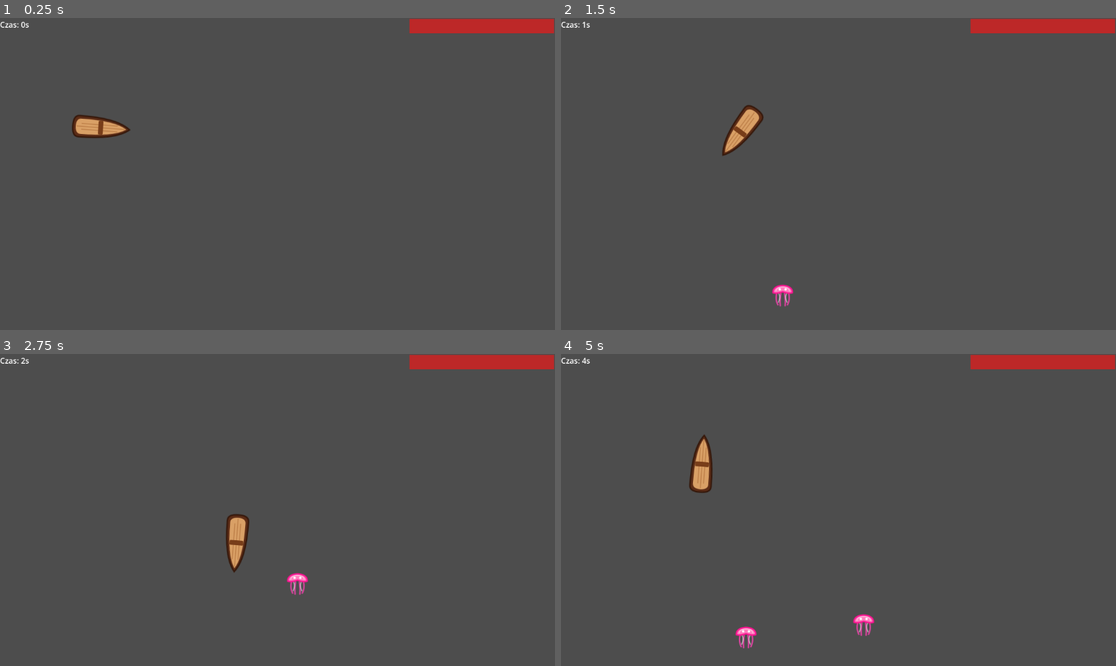
Above: before the commit, frames 1-4 (two rows, left to right).
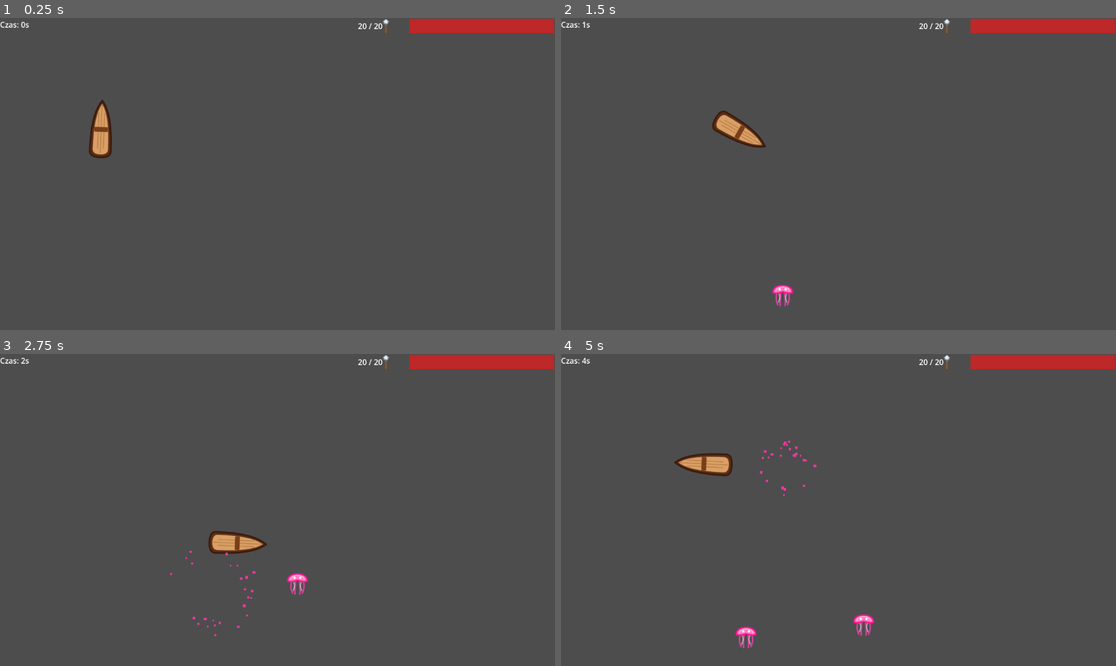
Above: after the commit, the same moments.

Repository: stap1/SCIM
Game: Godot game, scene res://scenes/Main.tscn
The game is run twice, just before and just after one commit, with the same random seed, the same clock (stepped at 60 frames per second) and the same inputs. This scene is started directly instead of the project's main scene. Sound files missing from this copy of the repository are replaced by a short silence.
Inputs:
- Up to frame 1 (0.25 s): no input
- Up to frame 2 (1.5 s): tap Enter at 0.5 s; hold Right 0.53-1.28 s; hold Down from 1.28 s (still down)
- Up to frame 3 (2.75 s): release Down at 2.03 s; hold Right from 2.03 s (still down)
- Up to frame 4 (5 s): release Right at 2.78 s; hold Up 2.78-3.53 s; hold Left from 3.53 s (still down)

The runs differ from the first frame. In frame 1, 1.0% of the frame differs, in the area x 13-71%, y 0-45%; in frame 2, 1.0%; in frame 3, 1.0%; in frame 4, 1.1%, in the area x 20-71%, y 0-46%.

Commit message:
Object Pooling, licznik amunicji i wizualny Juice
Wdrożenie Object Poolingu dla harpunów (pula 20 uśpionych pocisków dla optymalizacji).

Stworzenie responsywnego licznika amunicji (HUD) odświeżającego się w czasie rzeczywistym.

Dodanie animacji "wiggle" (matematyczne bujanie łodzi na falach - sin/cos).

Dodanie Particle Burst (rozbrysk cząsteczek przy śmierci meduzy).

Poprawa błędów UI i ścieżek dostępu.

Diff:
--- a/scenes/Main.tscn
+++ b/scenes/Main.tscn
@@ -1,6 +1,7 @@
 [gd_scene format=3 uid="uid://dkvg8apcfepju"]
 
 [ext_resource type="Script" uid="uid://dojtumr0hthqr" path="res://scripts/systems/main.gd" id="1_elqb8"]
+[ext_resource type="Texture2D" uid="uid://dwav8pccjvlxl" path="res://assets/harpun.svg.svg" id="3_jyhfs"]
 [ext_resource type="PackedScene" uid="uid://df7rbwsa6d6ec" path="res://scenes/player/boat.tscn" id="3_sugp2"]
 
 [sub_resource type="StyleBoxFlat" id="StyleBoxFlat_0wfyh"]
@@ -37,7 +38,6 @@
 [node name="GameOverScreen" type="CanvasLayer" parent="." unique_id=883235372]
 
 [node name="ColorRect" type="ColorRect" parent="GameOverScreen" unique_id=307616514]
-visible = false
 anchors_preset = 15
 anchor_right = 1.0
 anchor_bottom = 1.0
@@ -63,3 +63,18 @@
 offset_bottom = 425.0
 theme_override_font_sizes/font_size = 28
 text = "SPRÓBUJ PONOWNIE"
+
+[node name="AmmoIcon" type="TextureRect" parent="." unique_id=28247662]
+offset_left = 582.0
+offset_top = -227.0
+offset_right = 600.0
+offset_bottom = -194.0
+texture = ExtResource("3_jyhfs")
+expand_mode = 1
+
+[node name="AmmoLabel" type="Label" parent="." unique_id=2142640378 groups=["ammo_ui"]]
+offset_left = 533.0
+offset_top = -223.0
+offset_right = 576.0
+offset_bottom = -200.0
+text = "20/20"
--- a/scenes/enemies/enemy.tscn
+++ b/scenes/enemies/enemy.tscn
@@ -28,3 +28,17 @@
 
 [node name="SpawnSound" type="AudioStreamPlayer2D" parent="." unique_id=904171346]
 stream = ExtResource("4_fcftc")
+
+[node name="DeathParticles" type="CPUParticles2D" parent="." unique_id=1528726450]
+z_index = 5
+emitting = false
+amount = 25
+one_shot = true
+explosiveness = 1.0
+spread = 180.0
+gravity = Vector2(0, 0)
+initial_velocity_min = 80.0
+initial_velocity_max = 150.0
+scale_amount_min = 3.0
+scale_amount_max = 6.0
+color = Color(0.94400704, 0.21400005, 0.6292439, 1)
--- a/scenes/weapons/harpoon.tscn
+++ b/scenes/weapons/harpoon.tscn
@@ -15,5 +15,5 @@
 [node name="CollisionShape2D" type="CollisionShape2D" parent="." unique_id=327204468]
 shape = SubResource("CapsuleShape2D_gqujv")
 
-[node name="AudioStreamPlayer2D" type="AudioStreamPlayer2D" parent="." unique_id=1941439324]
+[node name="HitSound" type="AudioStreamPlayer2D" parent="." unique_id=1941439324]
 stream = ExtResource("3_hmf5e")
--- a/scripts/player/boat.gd
+++ b/scripts/player/boat.gd
@@ -9,17 +9,24 @@
 @export var max_hp: float = 100.0
 var current_hp: float
 
+# --- ZMIENNA DO ANIMACJI FAL (JUICE) ---
+var wave_time: float = 0.0
+
 var harpoon_scene = preload("res://scenes/weapons/harpoon.tscn")
+
+# --- ZMIENNE DO PULI HARPUNÓW ---
+var harpoon_pool: Array = []
+const POOL_SIZE: int = 20
+
 @onready var weapon_timer: Timer = $WeaponTimer
 @onready var shoot_sound: AudioStreamPlayer2D = $ShootSound
 
-# Szukamy paska zdrowia w scenie głównej (rodzicu łodzi)
-@onready var health_bar: ProgressBar = get_parent().get_node("HealthBar")
+# Szukamy paska zdrowia w scenie głównej
+@onready var health_bar: ProgressBar = get_parent().get_node_or_null("HealthBar")
 
 func _ready() -> void:
 	add_to_group("player")
 
-	# Ustawiamy HP na maksimum przy starcie
 	current_hp = max_hp
 	if health_bar:
 		health_bar.max_value = max_hp
@@ -29,6 +36,12 @@
 		if weapon_timer.timeout.is_connected(_on_weapon_timer_timeout):
 			weapon_timer.timeout.disconnect(_on_weapon_timer_timeout)
 		weapon_timer.timeout.connect(_on_weapon_timer_timeout)
+
+	# --- TWORZENIE PULI HARPUNÓW ---
+	for i in range(POOL_SIZE):
+		var harpoon = harpoon_scene.instantiate()
+		get_parent().call_deferred("add_child", harpoon)
+		harpoon_pool.append(harpoon)
 
 func _physics_process(delta: float) -> void:
 	_handle_movement(delta)
@@ -56,30 +69,24 @@
 	else:
 		velocity = velocity.move_toward(Vector2.ZERO, friction * delta)
 
-# --- OTRZYMYWANIE OBRAŻEŃ ---
 func take_damage(amount: float) -> void:
 	current_hp -= amount
-	print("Oberwałem! Zostało HP: ", current_hp)
 
 	if health_bar:
 		health_bar.value = current_hp
 
-	# Błysk na czerwono (Visual Feedback)
-	modulate = Color(1, 0, 0) # Zmienia kolor łodzi na czerwony
+	modulate = Color(1, 0, 0)
 	await get_tree().create_timer(0.15).timeout
-	modulate = Color(1, 1, 1) # Wraca do normalnych kolorów
+	modulate = Color(1, 1, 1)
 
-	# Sprawdzamy czy łódź zatonęła
 	if current_hp <= 0:
 		die()
 
 func die() -> void:
-	print("GAME OVER - Łódź zatonęła!")
 	GameState.is_game_over = true
-	hide() # Ukrywamy łódź
+	hide()
 	set_physics_process(false)
 
-	# KLUCZOWA POPRAWKA: Wyłączamy automat strzelający po śmierci łodzi!
 	if weapon_timer:
 		weapon_timer.stop()
 
@@ -100,13 +107,38 @@
 	_shoot_at(closest_enemy.global_position)
 
 func _shoot_at(target_position: Vector2) -> void:
-	var harpoon = harpoon_scene.instantiate()
-	get_parent().add_child(harpoon)
-	harpoon.global_position = global_position
+	var available_harpoon = null
+	for harpoon in harpoon_pool:
+		if not harpoon.is_active:
+			available_harpoon = harpoon
+			break
 
-	var shoot_dir = (target_position - global_position).normalized()
-	harpoon.direction = shoot_dir
-	harpoon.rotation = shoot_dir.angle() + PI/2
+	if available_harpoon:
+		var shoot_dir = (target_position - global_position).normalized()
+		available_harpoon.fire(global_position, shoot_dir)
 
-	if shoot_sound:
-		shoot_sound.play()
+		if shoot_sound:
+			shoot_sound.play()
+	else:
+		print("Brak wolnych harpunów w puli!")
+
+# --- ODŚWIEŻANIE WIZUALNE I LICZNIK ---
+func _process(delta: float) -> void:
+	if GameState.is_game_over:
+		return
+
+	wave_time += delta
+
+	if has_node("Sprite2D"):
+		$Sprite2D.position.y = sin(wave_time * 4.0) * 3.0
+		$Sprite2D.rotation = cos(wave_time * 2.5) * 0.05
+
+	# Pancerne aktualizowanie licznika przez Grupy
+	var ui_labels = get_tree().get_nodes_in_group("ammo_ui")
+	if ui_labels.size() > 0:
+		var available_count = 0
+		for harpoon in harpoon_pool:
+			if not harpoon.is_active:
+				available_count += 1
+
+		ui_labels[0].text = str(available_count) + " / " + str(POOL_SIZE)
--- a/scripts/systems/enemy.gd
+++ b/scripts/systems/enemy.gd
@@ -10,7 +10,7 @@
 	if has_node("SpawnSound"):
 		$SpawnSound.play()
 
-	# NOWE: Nasłuchujemy, czy meduza fizycznie wpadła na ciało gracza (łódź)
+	# Nasłuchujemy, czy meduza fizycznie wpadła na ciało gracza (łódź)
 	body_entered.connect(_on_body_entered)
 
 func _process(delta):
@@ -28,17 +28,29 @@
 
 func die():
 	set_process(false)
-	hide()
+
+	# ZAMIAST chować całą meduzę (co ukryłoby też cząsteczki), chowamy tylko jej grafikę!
+	if has_node("Sprite2D"):
+		$Sprite2D.hide()
+
+	# Wyłączamy kolizję natychmiast, żeby harpuny przez nią przelatywały po jej śmierci
 	set_deferred("monitoring", false)
 	set_deferred("monitorable", false)
 
+	# --- ODPALAMY WYBUCH (JUICE) ---
+	if has_node("DeathParticles"):
+		$DeathParticles.emitting = true
+
+	# Odpalamy dźwięk
 	if has_node("DeathSound"):
 		$DeathSound.play()
-		await $DeathSound.finished
+
+	# Czekamy równą 1 sekundę, aby cząsteczki na spokojnie opadły, zanim zniszczymy obiekt
+	await get_tree().create_timer(1.0).timeout
 
 	queue_free()
 
-# --- NOWA FUNKCJA: ZADAWANIE OBRAŻEŃ ---
+# --- ZADAWANIE OBRAŻEŃ ---
 func _on_body_entered(body: Node2D) -> void:
 	# Sprawdzamy, czy obiekt z którym się zderzyliśmy to łódź gracza
 	if body.is_in_group("player") and body.has_method("take_damage"):
--- a/scripts/weapons/harpoon.gd
+++ b/scripts/weapons/harpoon.gd
@@ -4,48 +4,74 @@
 @export var damage: float = 1.0
 
 var direction: Vector2 = Vector2.ZERO
+var is_active: bool = false
+var lifetime: float = 0.0
+const MAX_LIFETIME: float = 3.0
 
-# Referencja do głośnika z dźwiękiem trafienia w meduzę
 @onready var hit_sound: AudioStreamPlayer2D = $HitSound
 
 func _ready() -> void:
 	area_entered.connect(_on_any_collision)
 	body_entered.connect(_on_any_collision)
 
-	# Jeśli w nic nie trafi, harpun sam zniknie po 3 sekundach
-	await get_tree().create_timer(3.0).timeout
-	# Zabezpieczenie: jeśli harpun właśnie odtwarza dźwięk trafienia, nie usuwamy go przedwcześnie
-	if hit_sound and not hit_sound.playing:
-		queue_free()
+	# Na samym starcie gry harpun usypia samego siebie i czeka w magazynku
+	deactivate()
 
 func _physics_process(delta: float) -> void:
+	# Jeśli harpun jest uśpiony, całkowicie ignorujemy jego fizykę
+	if not is_active:
+		return
+
 	if direction != Vector2.ZERO:
 		position += direction * speed * delta
 
-# NAPRAWIONA FUNKCJA - BRAK FRIENDLY FIRE
+	# Ręczny licznik czasu (bezpieczny dla Object Poolingu)
+	lifetime += delta
+	if lifetime >= MAX_LIFETIME:
+		deactivate()
+
+# --- FUNKCJA WYBUDZAJĄCA Z PULI ---
+func fire(start_pos: Vector2, shoot_dir: Vector2) -> void:
+	global_position = start_pos
+	direction = shoot_dir
+	rotation = direction.angle() + PI/2
+
+	lifetime = 0.0
+	is_active = true
+	visible = true
+	set_deferred("monitoring", true)
+	set_deferred("monitorable", true)
+
+# --- FUNKCJA USYPIAJĄCA (ZAMIAST queue_free) ---
+func deactivate() -> void:
+	is_active = false
+	visible = false
+	direction = Vector2.ZERO
+	set_deferred("monitoring", false)
+	set_deferred("monitorable", false)
+
+# --- KOLIZJE ---
 func _on_any_collision(something: Node) -> void:
+	if not is_active:
+		return
+
 	var enemy_node = null
 
-	# KLUCZOWA ZMIANA: Zanim każemy czemuś "umrzeć", upewniamy się, że to wróg (grupa "enemies")
 	if something.is_in_group("enemies") and something.has_method("die"):
 		enemy_node = something
 	elif something.get_parent() and something.get_parent().is_in_group("enemies") and something.get_parent().has_method("die"):
 		enemy_node = something.get_parent()
 
 	if enemy_node:
-		# 1. Odpalamy dźwięk śmierci meduzy z poziomu harpuna
 		if hit_sound:
 			hit_sound.play()
 
-		# 2. Zabijamy meduzę
 		enemy_node.die()
 
-		# 3. Ukrywamy harpun i wyłączamy mu kolizje, żeby nie uderzył w nic dwa razy
+		# Wyłączamy fizykę i ukrywamy harpun, ale pozwalamy dźwiękowi grać
+		is_active = false
 		visible = false
 		set_deferred("monitoring", false)
 		set_deferred("monitorable", false)
 
-		# 4. Czekamy, aż dźwięk skończy się odtwarzać, zanim skasujemy harpun z pamięci
-		if hit_sound:
-			await hit_sound.finished
-		queue_free()
+		# W Puli Obiektów NIE używamy queue_free()! Harpun po prostu zostaje uśpiony w tle.
